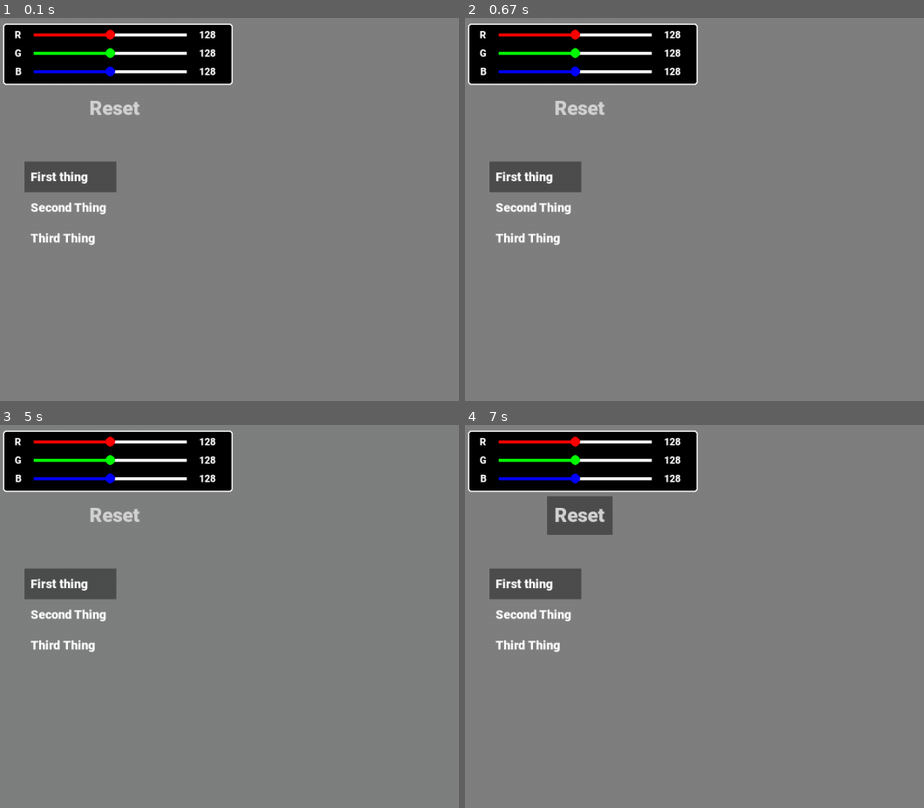
Above: before the commit, frames 1-4 (two rows, left to right).
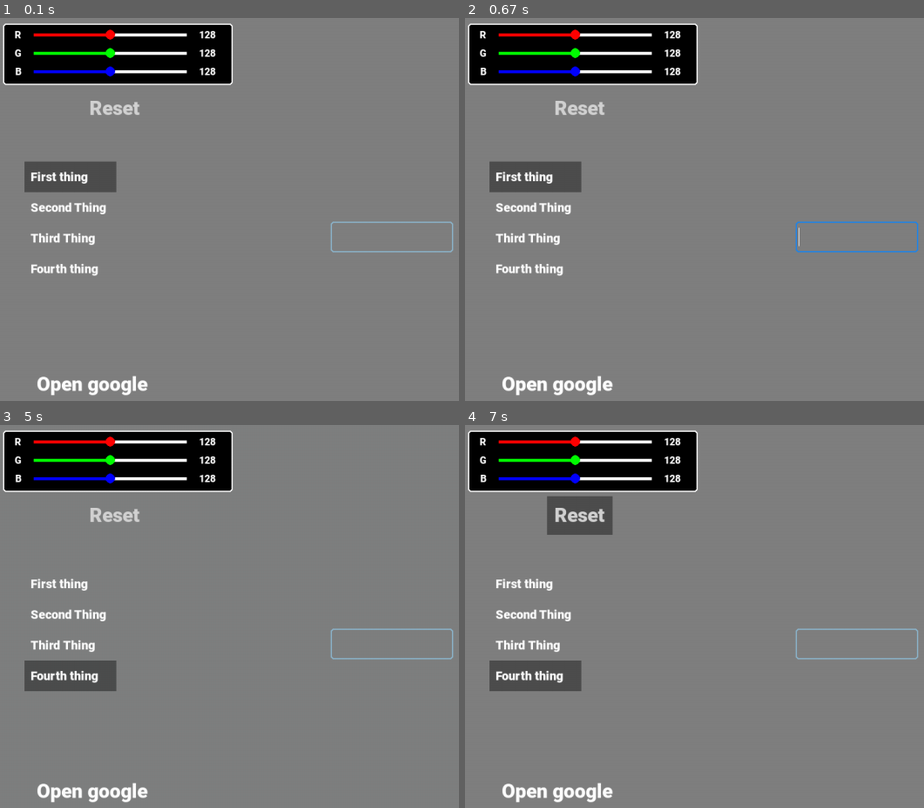
Above: after the commit, the same moments.

Repository: PraneethJain/PyGame-GUI
Game: pygame game, started from src/main.py
The game is run twice, just before and just after one commit, with the same random seed, the same clock (stepped at 60 frames per second) and the same inputs.
Inputs (mouse positions are in pixels of both pictures, inside the frame that each line leads up to):
- Up to frame 1 (0.1 s): no input
- Up to frame 2 (0.67 s): click (855, 236) at 0.38 s
- Up to frame 3 (5 s): click "Reset" at 0.72 s; click (151, 578) at 1.05 s; click (110, 440) at 1.38 s; click (91, 788) at 2.22 s, where only the run after the commit has a clickable "Open google"; click (367, 570) at 2.55 s; click "Second Thing" at 3.38 s; click "Third Thing" at 3.72 s; click "First thing" at 4.55 s; click (64, 673) at 4.88 s, where only the run after the commit has a clickable "Fourth thing"
- Up to frame 4 (7 s): click (556, 788) at 5.72 s, where only the run after the commit has a clickable "Open google"; click (616, 807) at 6.05 s; click "Reset" at 6.88 s

The runs differ from the first frame. In frame 1, 1.1% of the frame differs, in the area x 6-99%, y 53-99%; in frame 2, 1.1%; in frame 3, 3.8%, in the area x 5-99%, y 37-99%; in frame 4, 3.8%.

Commit message:
Testing everything together

Diff:
--- a/src/main.py
+++ b/src/main.py
@@ -11,6 +11,11 @@
     def __init__(self):
 
         self.menu = Menu()
+        self.menu.add_menu_item("Fourth thing")
+
+        self.input_box = InputBox()
+
+        self.link = Link("Open google", "www.google.com", center=(150, 600))
 
         self.r_slider = Slider(
             center=(180, 30),
@@ -54,6 +59,8 @@
             self.handle_events(pg.event.get())
 
             self.menu.update()
+            self.input_box.update()
+            self.link.update()
 
             pg.draw.rect(screen, "black", pg.Rect(5, 12, 375, 100), border_radius=5)
             pg.draw.rect(
@@ -84,10 +91,10 @@
                     pg.quit()
                     sys.exit()
                 self.menu.handle_event(event)
-                # self.input_box.handle_event(event)
+                self.input_box.handle_event(event)
         else:
             self.menu.handle_event(None)
-            # self.input_box.handle_event(None)
+            self.input_box.handle_event(None)
 
 
 def main():
